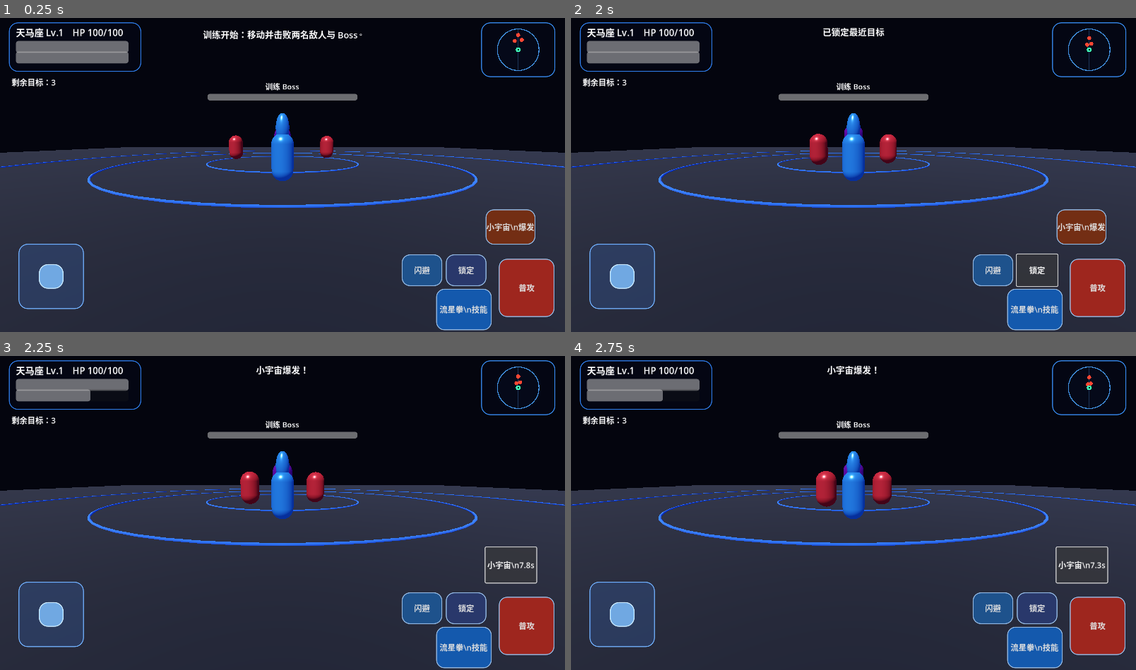
Above: before the commit, frames 1-4 (two rows, left to right).
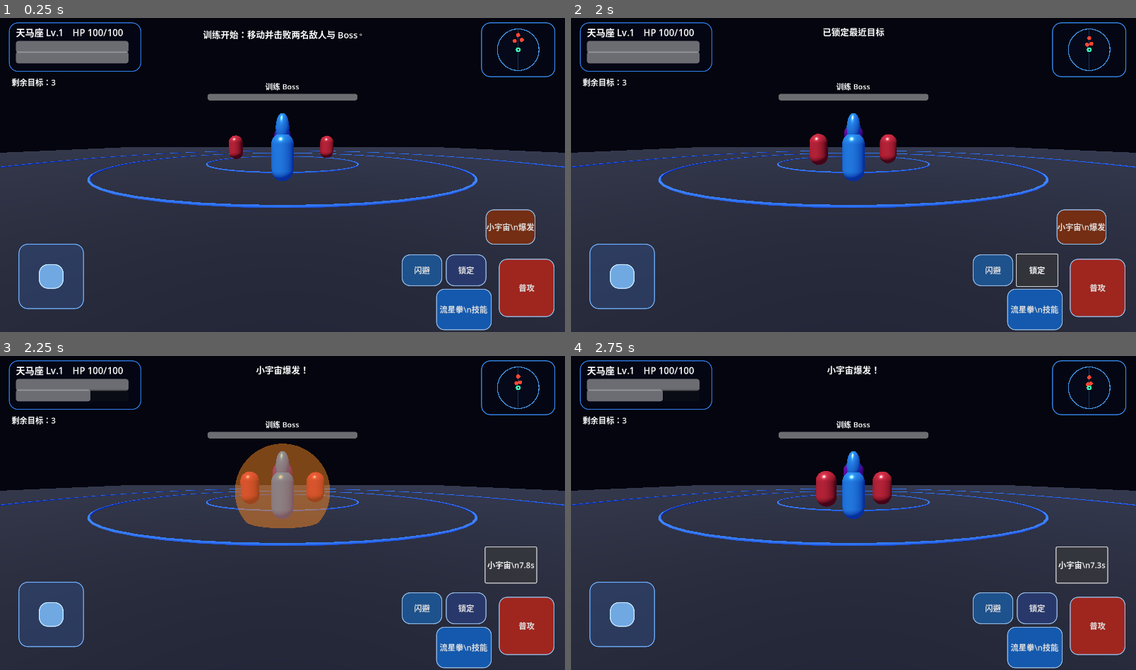
Above: after the commit, the same moments.

Repository: Qazwesrd/Saint-Seiya-Universe-War
Game: Godot game, scene res://scenes/main.tscn
The game is run twice, just before and just after one commit, with the same random seed, the same clock (stepped at 60 frames per second) and the same inputs.
Inputs:
- Up to frame 1 (0.25 s): no input
- Up to frame 2 (2 s): click "闪避" at 0.5 s; click "锁定" at 1.25 s
- Up to frame 3 (2.25 s): click "小宇宙\n爆发" at 2 s
- Up to frame 4 (2.75 s): no input

Frames 1-2 are identical in both runs. In frame 3, 3.7% of the frame differs, in the area x 41-59%, y 27-55%; in frame 4, nothing differs.

Commit message:
加入天马流星拳与小宇宙爆发特效

Diff:
--- a/game/scripts/player.gd
+++ b/game/scripts/player.gd
@@ -96,6 +96,7 @@
     skill_cd = 3.0
     _flash(Color(0.2, 0.8, 1.0))
     game.call("damage_nearby", 28.0, 7.0, 150.0)
+    game.call("spawn_effect", global_position + (-global_transform.basis.z * 3.0) + Vector3.UP, Color(0.18, 0.72, 1.0), 2.8)
     game.call("show_notice", "天马流星拳！")
 func cosmos_burst() -> void:
     if burst_cd > 0.0 or cosmos < 35.0:
@@ -105,6 +106,7 @@
     burst_cd = 8.0
     _flash(Color(1.0, 0.4, 0.12))
     game.call("damage_nearby", 42.0, 5.0, 360.0)
+    game.call("spawn_effect", global_position + Vector3.UP, Color(1.0, 0.42, 0.12), 4.0)
     game.call("show_notice", "小宇宙爆发！")
 func dodge() -> void:
     if dodge_time > 0.0: return
